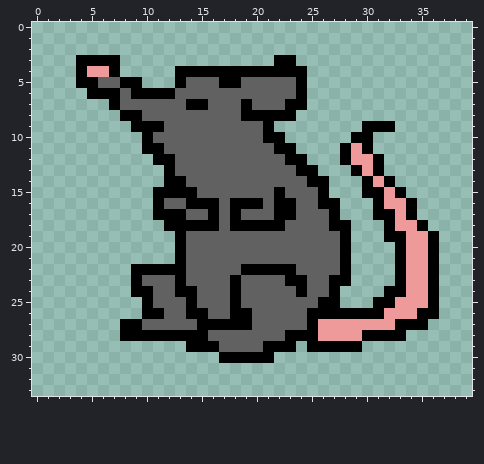
Pixel-art sprite, stored at graphics/animals/rat.png. Above is the file before it was changed.
The file is 40x34 pixels. Colours within 5 levels of each other are drawn and written as one.
Now the later version:
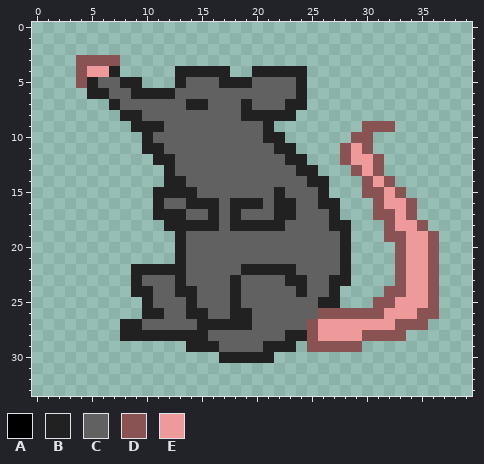
Palette (. is transparent): A #000000  B #212121  C #616161  D #8a5353  E #ef9a9a
Change:
Colour B replaces colour A in row 4 at x 7, 13 to 17 and 20 to 24; in row 5 at x 5, 8 to 9, 13, 17 to 18 and 24; in row 6 at x 5 to 6, 9 to 12 and 24; in row 7 at x 7, 14 to 15, 19 and 23 to 24; in row 8 at x 8 to 9 and 19 to 23; in row 9 at x 9 to 11 and 21.
Colour B replaces colour A in row 10 at x 10 and 21 to 22; in row 11 at x 10 to 11 and 22 to 23; in row 12 at x 11 to 12 and 23 to 24; in row 13 at x 12 and 24 to 25; in row 14 at x 12 to 13 and 25 to 26; in row 15 at x 11 to 14, 22 and 26.
Colour B replaces colour A in row 16 at x 11, 14 to 16, 18 to 20, 22 to 23 and 26 to 27; in row 17 at x 11 to 13, 16, 18, 22 to 23 and 27; in row 18 at x 12 to 16, 18 to 22 and 27 to 28; in rows 19 to 21 at x 13 and 28; in row 22 at x 9 to 13, 19 to 23 and 28; in row 23 at x 9, 13, 18, 23 to 24 and 27 to 28.
Colour B replaces colour A in row 24 at x 9 to 10, 13 to 14, 18, 24 and 27; in row 25 at x 10, 14, 18 and 26 to 27; in row 26 at x 10 to 11, 14 to 15 and 18 to 19; in row 27 at x 8 to 9 and 15 to 19; in row 28 at x 8 to 15 and 23 to 24; in row 29 at x 14 to 16 and 21 to 23.
Colour B replaces colour A in row 30 at x 17 to 21.
Colour B replaces colour C in row 5 at x 19.
Colour C replaces colour A in row 6 at x 7; in row 26 at x 25.
Colour D replaces colour A in row 3 at x 4 to 7; in rows 4 to 5 at x 4; in row 9 at x 30 to 32; in row 10 at x 29 to 30; in row 11 at x 28 and 30; in row 12 at x 28 and 31.
Colour D replaces colour A in row 13 at x 29 and 31; in row 14 at x 30 and 32; in row 15 at x 30 to 31 and 33; in row 16 at x 31 and 34; in row 17 at x 31 to 32 and 34; in row 18 at x 32 and 35.
Colour D replaces colour A in row 19 at x 32 to 33 and 36; in rows 20 to 23 at x 33 and 36; in row 24 at x 32 to 33 and 36; in row 25 at x 31 to 32 and 36; in row 26 at x 26 to 31 and 35 to 36; in row 27 at x 25 and 33 to 35.
Colour D replaces colour A in row 28 at x 25 and 30 to 33; in row 29 at x 25 to 29.
The edit erases colour A in row 3 at x 22 to 23; in row 4 at x 18 to 19.
Boxes around the changes in both pictures, in picture pixels (x1, y1, x2, y2):
changed: (76, 55, 439, 363)
